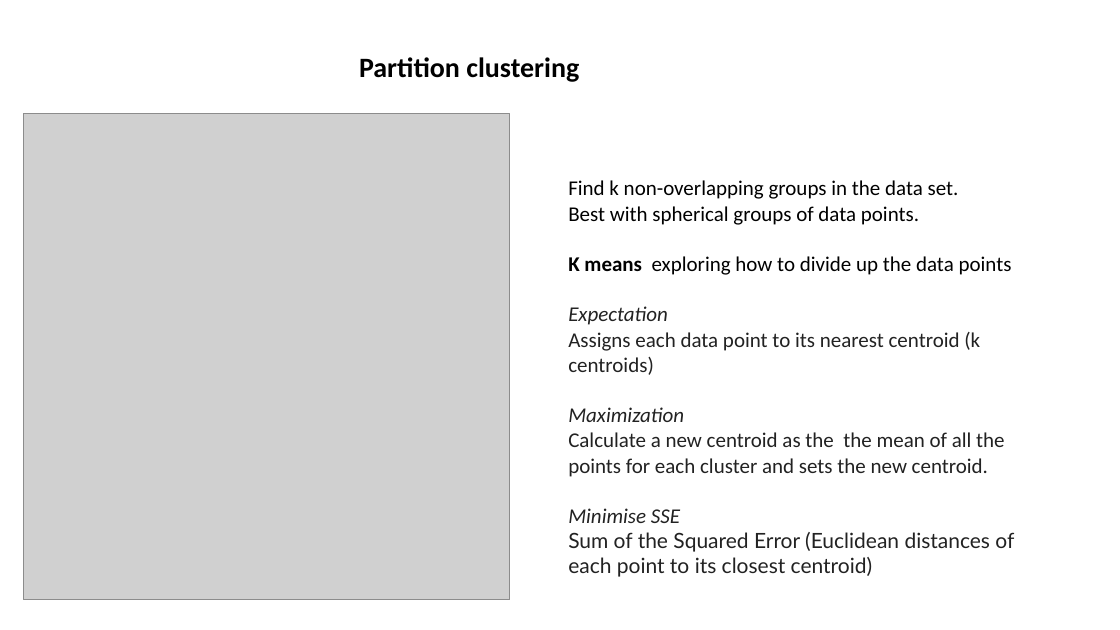
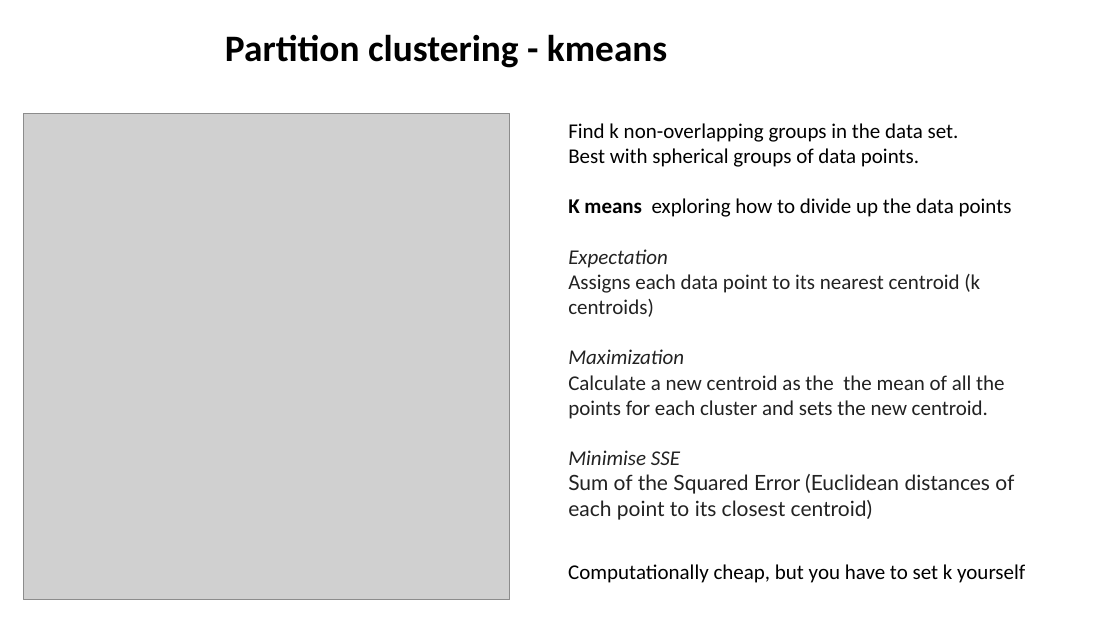
Before and after one commit to nicksavill/DEB_development, a slide deck: slide 7 of Week_7/Clustering.pptx (slide 6 before the commit). Drawn at 1120x630 pixels with LibreOffice and Linux fonts; fonts in the diff are those of the drawing; grey boxes stand for pictures. Boxes give left, top, right and bottom in pixels: in the first picture for what was removed or moved away, otherwise in the second. Text is boxed around its words. In the diff, an @@ line names an element or a change of style, - is before the commit and + after.

```diff
--- a/Week_7/Clustering.pptx
+++ b/Week_7/Clustering.pptx
@@ text at (x1=225, y1=34, x2=667, y2=68): text changed; size 24 to 32 pt @@
-Partition clustering
+Partition clustering - kmeans
@@ text "Find k non-overlapping groups in ..." moved from (x1=568, y1=180, x2=1014, y2=577) to (x1=568, y1=123, x2=1014, y2=520) @@
@@ text added at (x1=568, y1=564, x2=1025, y2=583), 18 pt, text #000000 @@
+Computationally cheap, but you have to set k yourself
```
Also in this commit, not shown: 4 other slides changed, 1 slide added, 14 other files.
